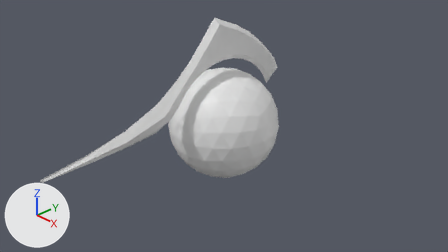
The Blender file Assets/Blenders/Models.blend, before and after one commit.
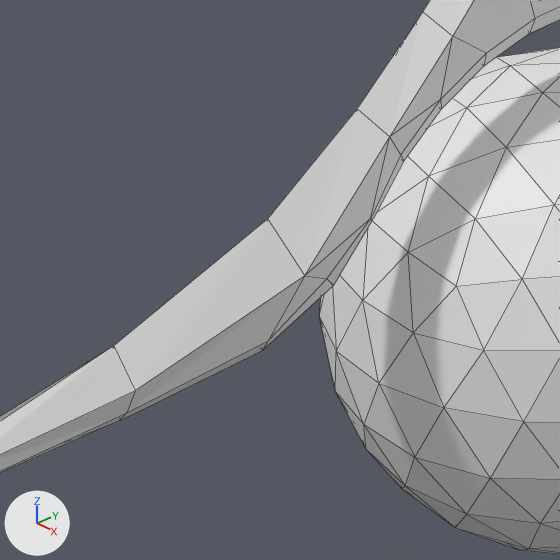
Old and new are each drawn from the file's camera 'Camera' and again close up on the part from 22% to 49% of the width and 23% to 71% of the height. The axes (+X, +Y, +Z) are drawn at lower left. The lights are the same throughout. The last two pictures show the newer version. The close-ups show mesh edges as thin lines.

In view in the first close-up: 'Blade', 'Icosphere'.
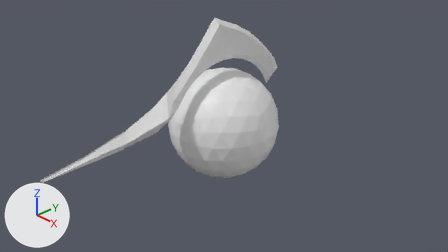
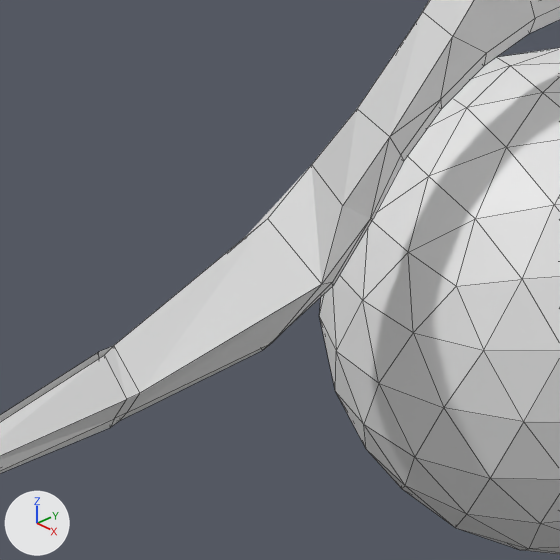
Where the change shows, as pixel boxes (x1, y1, x2, y2) in the close-ups (560 x 560 px):
'Blade', reshaped
    before: (0, 0, 560, 472)
    after: (0, 0, 560, 473)
part 1 of me_circle, built on
    before: (0, 142, 386, 472)
    after: (0, 142, 386, 473)

What changed in the scene script:
```text
Change me_circle:
    used by ob_blade; location = (0.0, 0.0, 0.0); rotation_euler = (1.571, 0.0, 1.571), in degrees (90, 0, 90)
    remove me_circle.from_pydata(...)  # 62 vertices, 52 faces; spans x -3.6..1.38, y 0.25..1.99, z 0.0..0.14
    add me_circle.from_pydata(...)  # 68 vertices, 57 faces, 1 loose edge; spans x -3.6..1.38, y 0.25..1.99, z 0.0..0.23
    me_circle part 1
    6 faces are deleted
    4 vertices move from x -2.13..-1.25, y 0.39..0.63, z 0.04..0.14 to x -2.13..-1.25, y 0.39..0.63, z 0.07..0.23
    6 vertices are added at (-2.19, 0.31, 0.05), (-2.19, 0.26, 0.02), (-2.19, 0.54, 0.02), (-2.18, 0.41, 0.13), (-1.27, 0.96, 0.0), (-1.21, 0.82, 0.1)
    1 loose edge is added
    11 new faces join them
```
